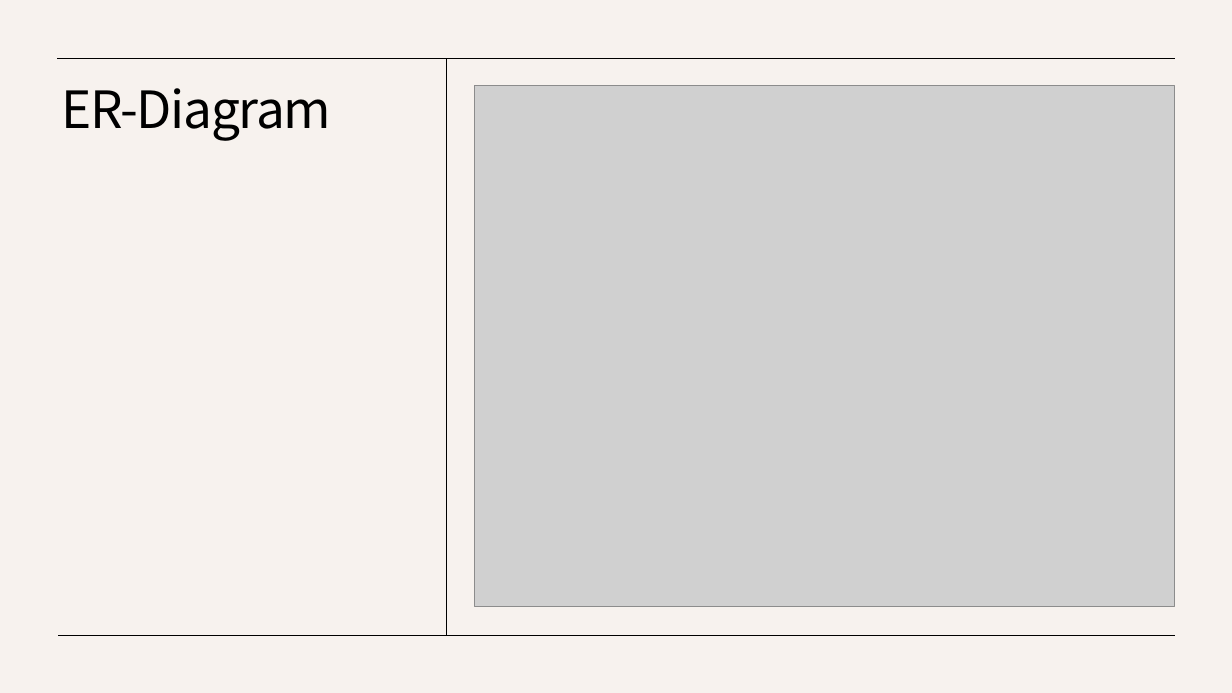
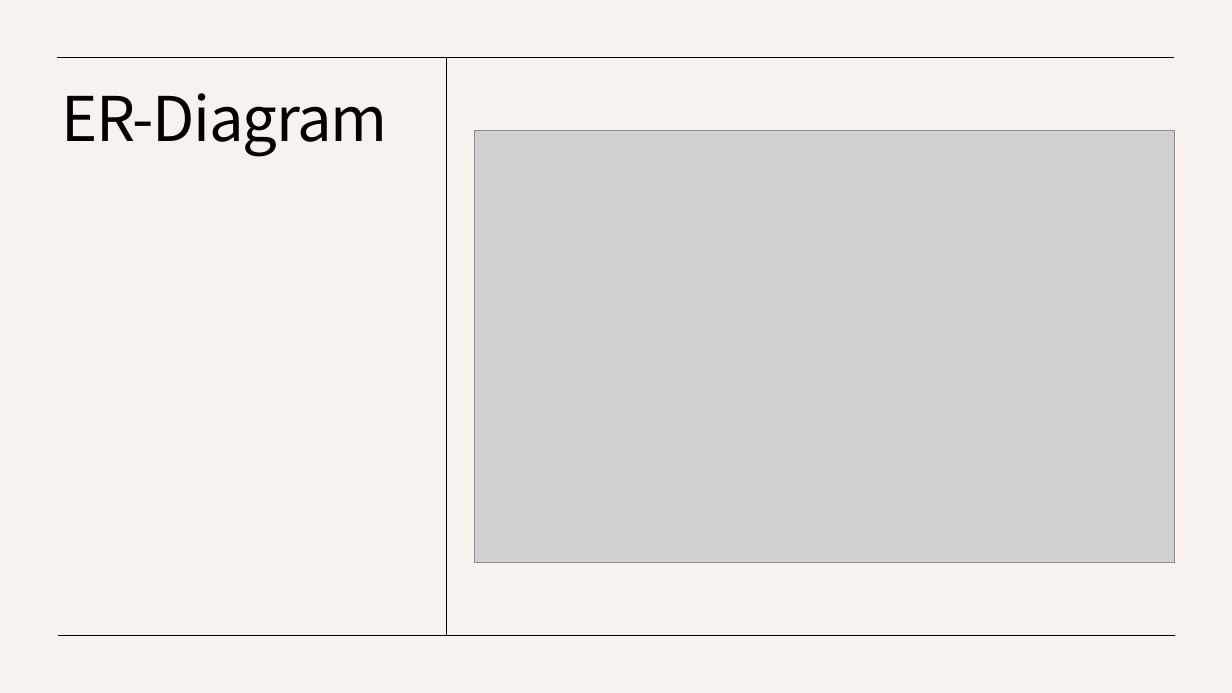
Before and after one commit to tnsaek/Aero-Tran, a slide deck: slide 5 of Presentation/Project Presentation.pptx. Drawn at 1232x693 pixels with LibreOffice and Linux fonts; fonts in the diff are those of the drawing; grey boxes stand for pictures. Boxes give left, top, right and bottom in pixels: in the first picture for what was removed or moved away, otherwise in the second. Text is boxed around its words. In the diff, an @@ line names an element or a change of style, - is before the commit and + after.

```diff
--- a/Presentation/Project Presentation.pptx
+++ b/Presentation/Project Presentation.pptx
@@ title "ER-Diagram" at box(62, 93, 388, 157): size 40 to 48 pt @@
@@ picture: place and size @@
-picture at box(475, 86, 1175, 607)
+picture at box(475, 130, 1175, 563)
```
Also in this commit, not shown: 1 other slide changed, 21 other files.
